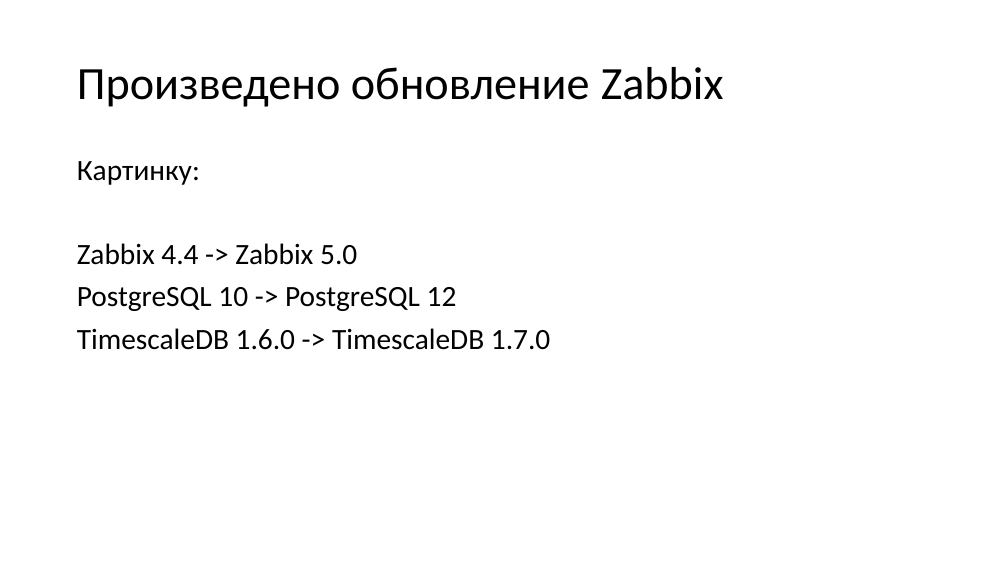
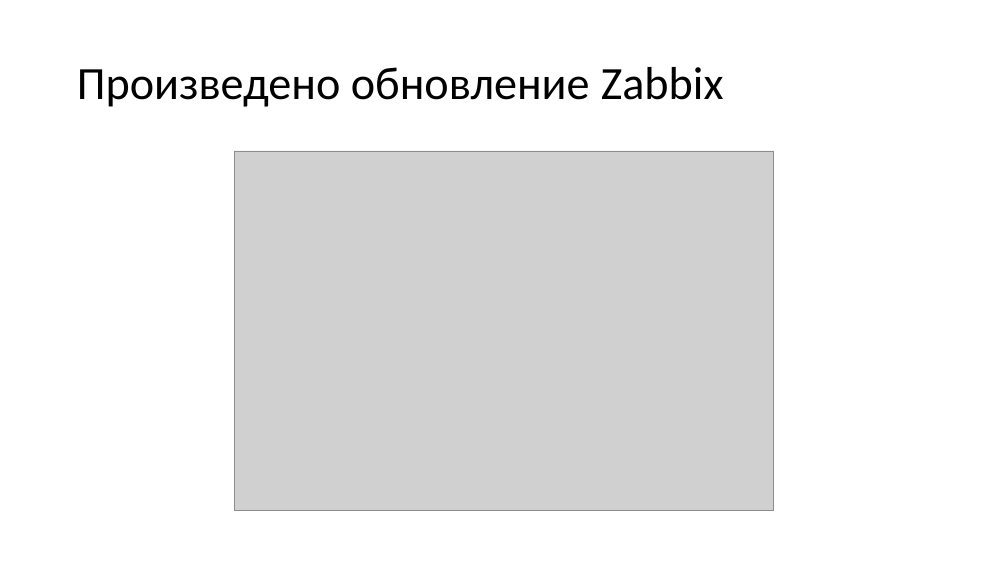
Before and after one commit to RanFog/VKR, a slide deck: slide 13 of Презентация к защите.pptx. Drawn at 1008x567 pixels with LibreOffice and Linux fonts; fonts in the diff are those of the drawing; grey boxes stand for pictures. Boxes give left, top, right and bottom in pixels: in the first picture for what was removed or moved away, otherwise in the second. Text is boxed around its words. In the diff, an @@ line names an element or a change of style, - is before the commit and + after.

```diff
--- a/Презентация к защите.pptx
+++ b/Презентация к защите.pptx
@@ text removed at box(77, 161, 550, 350) @@
-Картинку:
-Zabbix 4.4 -> Zabbix 5.0
-PostgreSQL 10 -> PostgreSQL 12
-TimescaleDB 1.6.0 -> TimescaleDB 1.7.0
@@ picture added at box(234, 151, 774, 511) @@
```
Also in this commit, not shown: 4 other slides changed, 1 slide added, 1 slide removed, 10 other files.
